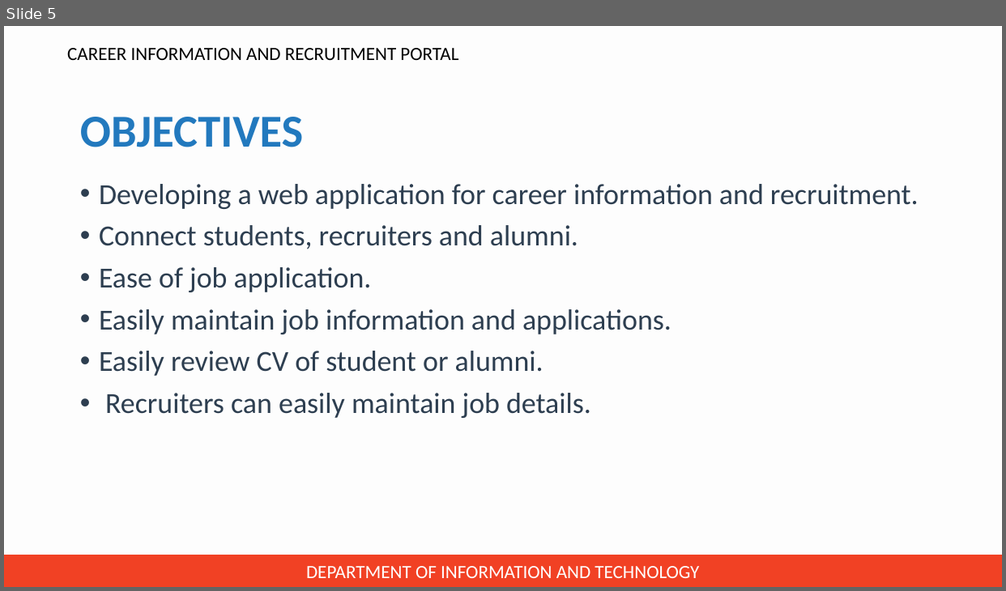
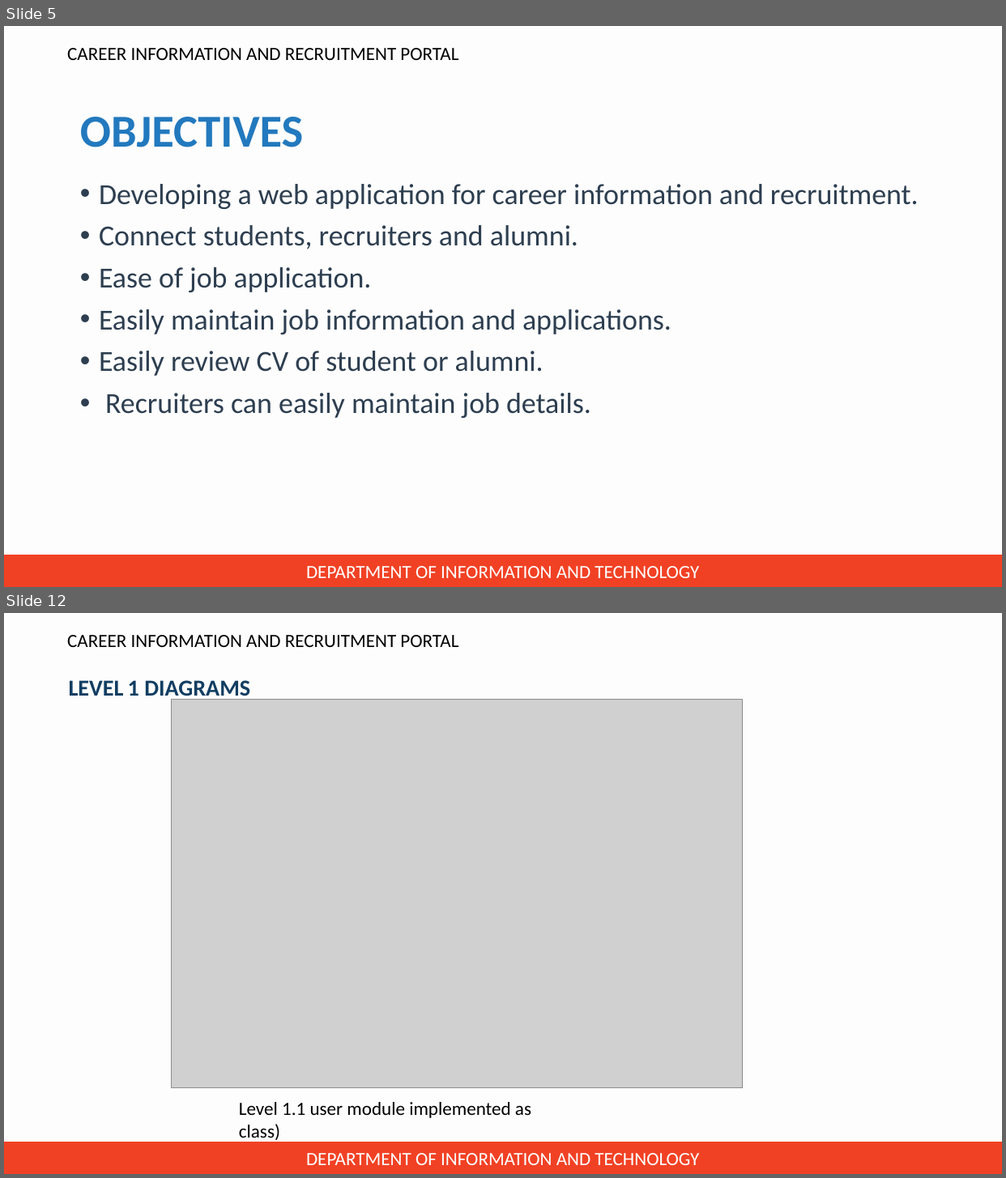
Before and after one commit to jincy-p-janardhanan/Career-Information-and-Recruitment-Portal, a slide deck: Presentation for zeroth review/PPT for zeroth review.pptx. Shown one above the other, each under a label of ours: slide 5 before the commit, slides 5 and 12 after it; the slides between them are not shown. The pictures are 1006x591 and 1006x1178 pixels, drawn with LibreOffice and Linux fonts; fonts in the diff are those of the drawing; grey boxes stand for pictures; background and template pictures are left out. Boxes give left, top, right and bottom in pixels: in the first picture for what was removed or moved away, otherwise in the second. Text is boxed around its words. In the diff, an @@ line names an element or a change of style, - is before the commit and + after.

```diff
--- a/Presentation for zeroth review/PPT for zeroth review.pptx
+++ b/Presentation for zeroth review/PPT for zeroth review.pptx
@@ slide 12 added at bbox=[4, 613, 1002, 1174], background #F2F2F2 at 9% opacity; not listed: 2 template elements that a slide beside it also shows @@
@@ text added at bbox=[69, 680, 250, 700], 22 pt, text #123E62, bold @@
+LEVEL 1 DIAGRAMS
@@ picture added at bbox=[171, 700, 742, 1088] @@
@@ text added at bbox=[239, 1102, 531, 1143], 18 pt, text #000000 @@
+Level 1.1 user module implemented as class)
```
Also in this commit, not shown: 5 slides changed, 28 other slides added, 2 slides removed.
